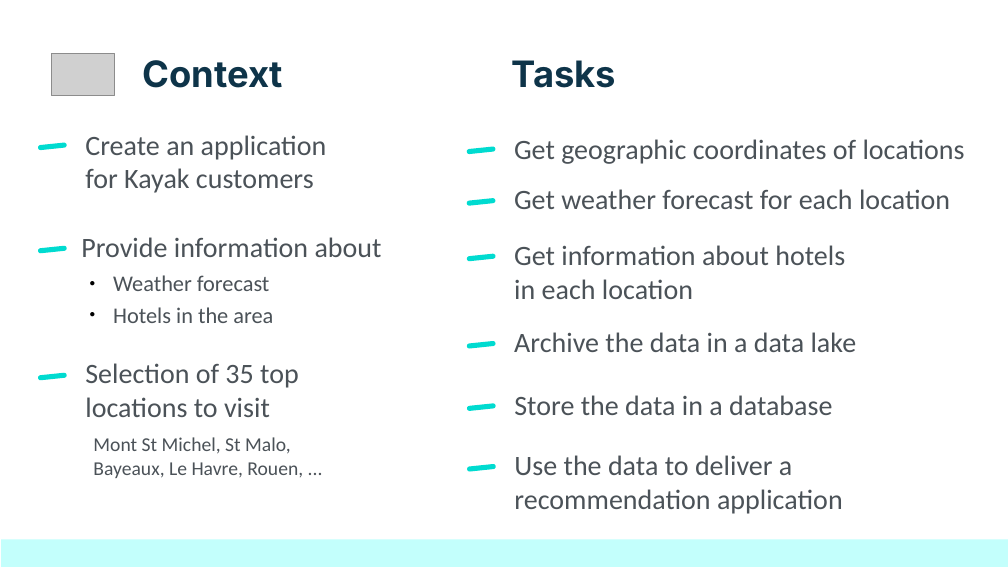
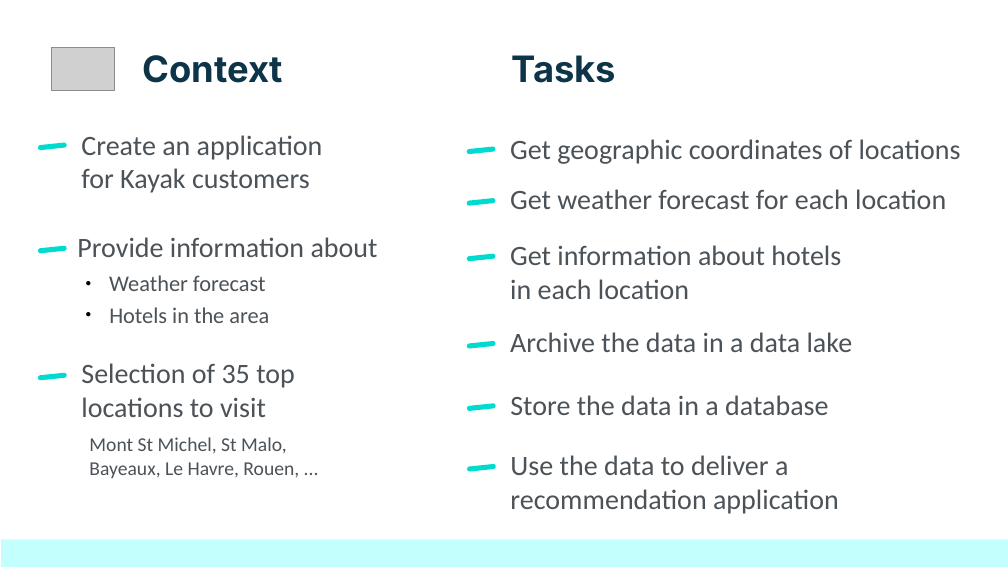
Before and after one commit to netesf13d/jedha-projects, a slide deck: slide 2 of 1-01-Plan_your_trip_with_Kayak/presentation/Presentation - 1-01 - Plan your trip with Kayak.odp. Drawn at 1008x567 pixels with LibreOffice and Linux fonts; fonts in the diff are those of the drawing; grey boxes stand for pictures. Boxes give left, top, right and bottom in pixels: in the first picture for what was removed or moved away, otherwise in the second. Text is boxed around its words. In the diff, an @@ line names an element or a change of style, - is before the commit and + after.

```diff
--- a/1-01-Plan_your_trip_with_Kayak/presentation/Presentation - 1-01 - Plan your trip with Kayak.odp
+++ b/1-01-Plan_your_trip_with_Kayak/presentation/Presentation - 1-01 - Plan your trip with Kayak.odp
@@ 2 titles, 1 picture: place and size @@
-2 titles, 1 picture at bbox=[51, 53, 616, 96]
+2 titles, 1 picture at bbox=[51, 47, 616, 90]
@@ 12 titles: place and size @@
-12 titles at bbox=[81, 135, 965, 514]
+12 titles at bbox=[77, 135, 961, 514]
```
Also in this commit, not shown: 4 other slides changed, 34 other files.
